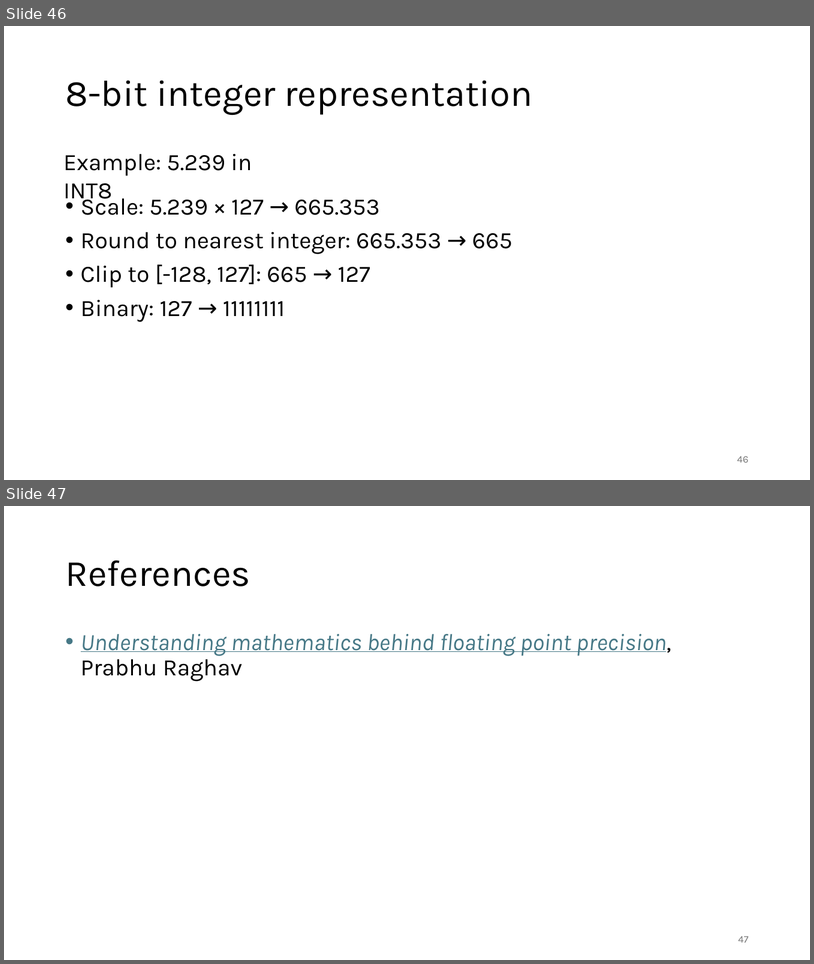
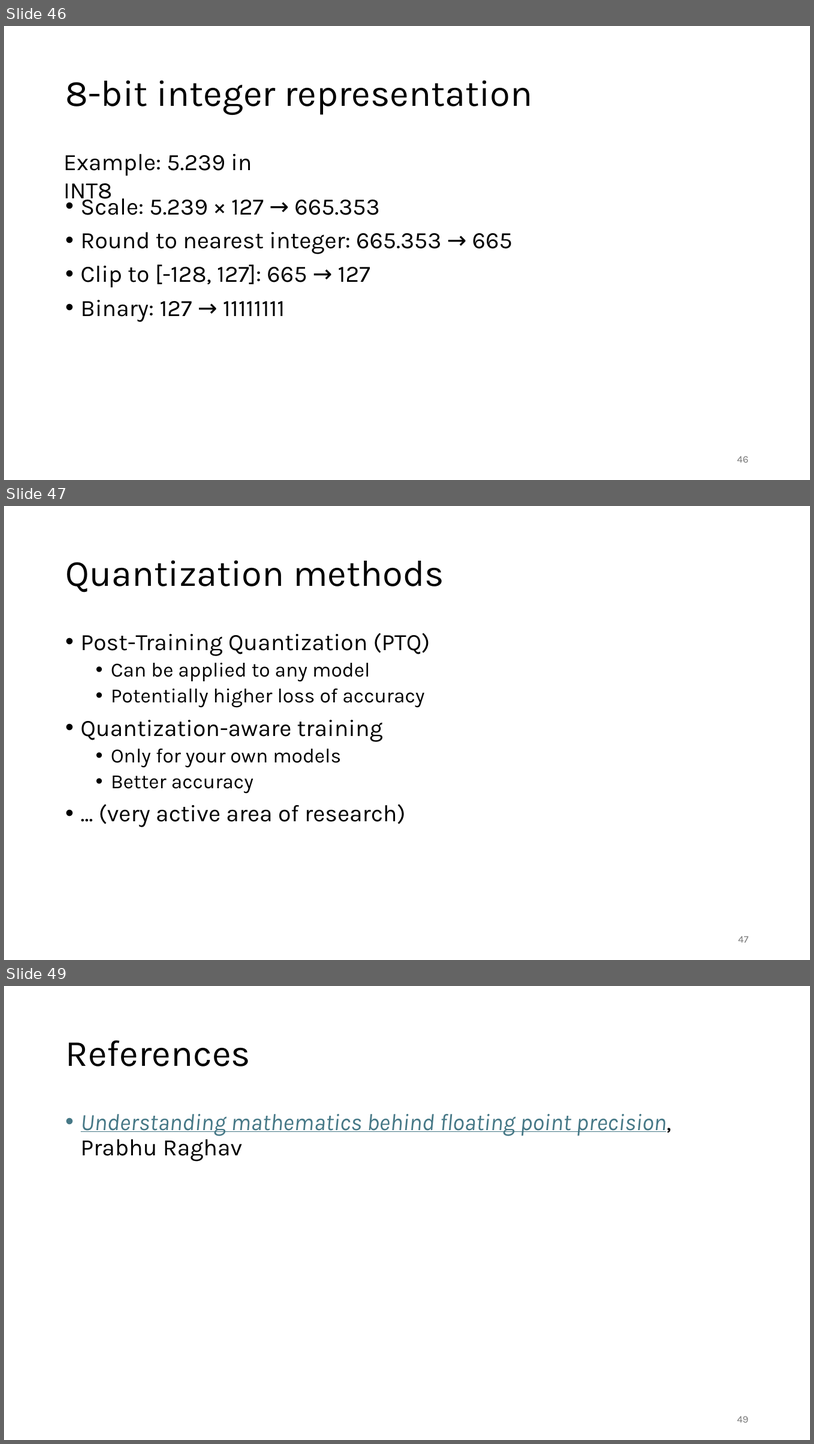
Before and after one commit to gjbex/Deploying-LLMs-locally, a slide deck: local_LLMs.pptx. Shown one above the other, each under a label of ours: slides 46 and 47 before the commit, slides 46, 47 and 49 after it; the slides between them are not shown. The pictures are 814x964 and 814x1444 pixels, drawn with LibreOffice and Linux fonts; fonts in the diff are those of the drawing. Boxes give left, top, right and bottom in pixels: in the first picture for what was removed or moved away, otherwise in the second. Text is boxed around its words. In the diff, an @@ line names an element or a change of style, - is before the commit and + after.

Commit message:
Add quantization methods slide

```diff
--- a/local_LLMs.pptx
+++ b/local_LLMs.pptx
@@ slide 47 added at [4, 506, 810, 960], background #FFFFFF @@
@@ title added at [65, 560, 444, 592], 44 pt, text #000000 @@
+Quantization methods
@@ text added at [81, 633, 431, 827], 24 pt, text #000000 @@
+• Post-Training Quantization (PTQ)
+  • Can be applied to any model
+  • Potentially higher loss of accuracy
+• Quantization-aware training
+  • Only for your own models
+  • Better accuracy
+• ... (very active area of research)
@@ page number added at [738, 936, 749, 942], 12 pt, text #797979 @@
+47
@@ what was slide 47 is now slide 49 @@
@@ page number at [737, 1416, 749, 1422]: text changed @@
-47
+49
```
Also in this commit, not shown: 1 other slide added.
